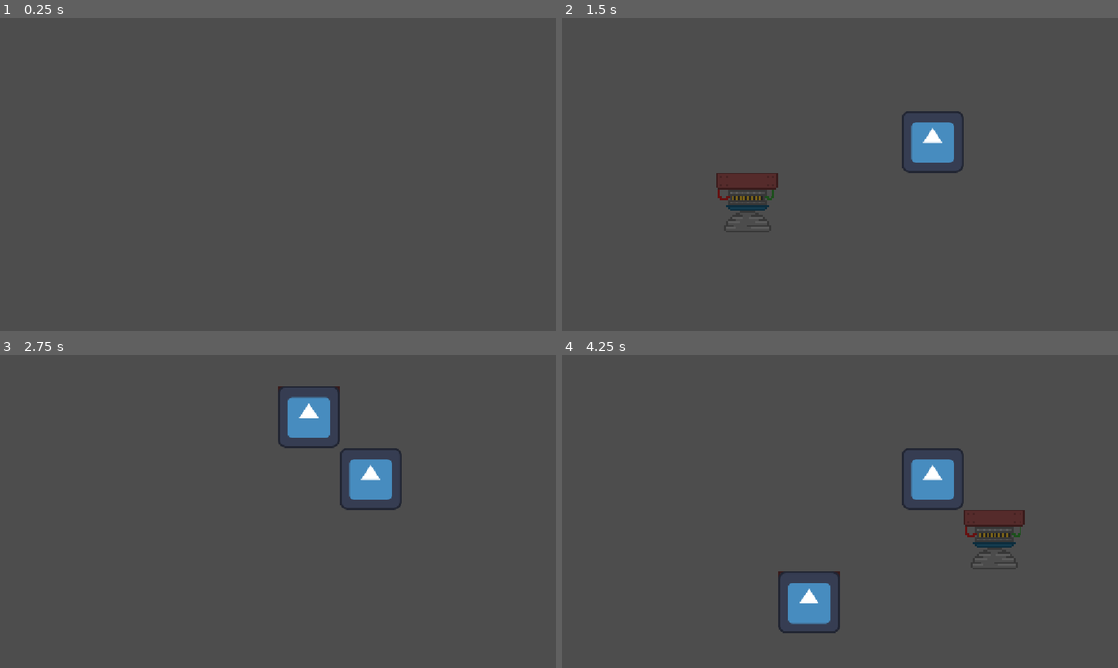
Above: before the commit, frames 1-4 (two rows, left to right).
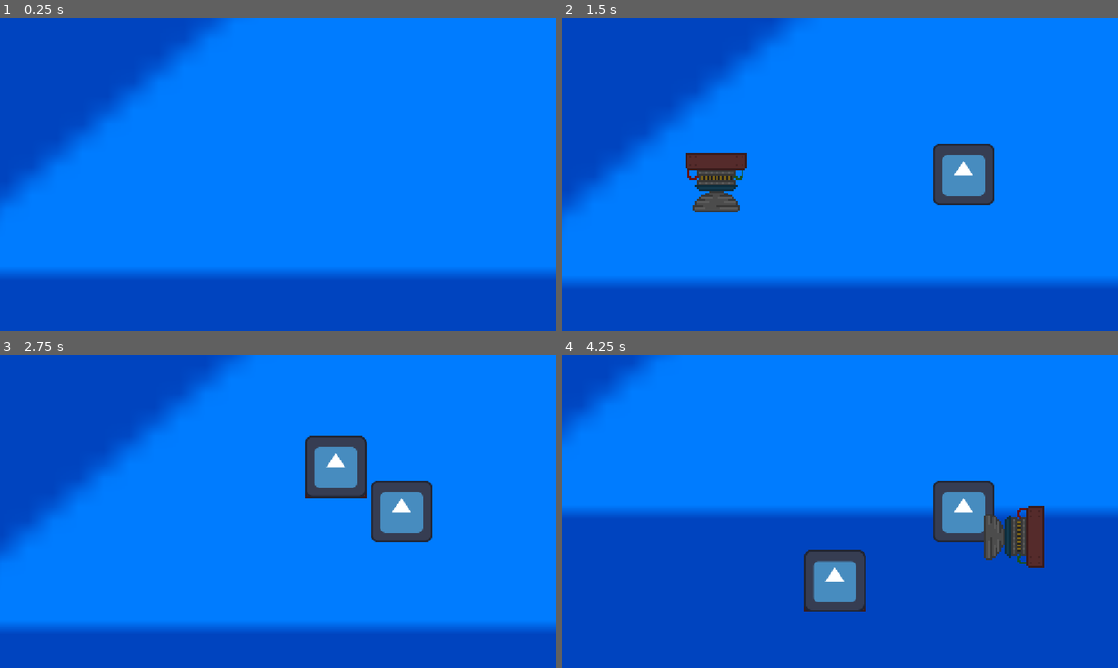
Above: after the commit, the same moments.

Repository: Luminescent-Cheese/ShipBattleBuilder
Game: Godot game, scene res://test.tscn
The game is run twice, just before and just after one commit, with the same random seed, the same clock (stepped at 60 frames per second) and the same inputs. The engine's default icon, where the game draws it, is replaced by a stand-in: a white triangle on a blue panel in a dark square.
Inputs (mouse positions are in pixels of both pictures, inside the frame that each line leads up to):
- Up to frame 1 (0.25 s): no input
- Up to frame 2 (1.5 s): tap Enter at 0.5 s; move the mouse to (962, 158) at 0.52 s; hold W (Thrust Forward, bound only after the commit) 0.53-1.28 s; tap 1 (test) at 0.6 s; click (962, 158) at 0.67 s; tap 2 (test2) at 0.8, 1.35 s; move the mouse to (728, 190) at 1.27 s
- Up to frame 3 (2.75 s): tap R (rotate, bound only after the commit) at 1.55, 2.1 s; move the mouse to (333, 442) at 2.02 s; hold W (Thrust Forward, bound only after the commit) from 2.03 s (still down); tap 1 (test) at 2.3 s
- Up to frame 4 (4.25 s): move the mouse to (812, 574) at 2.77 s; tap 1 (test) at 2.85 s; click (812, 574) at 2.92 s; tap 2 (test2) at 3.05, 3.6 s; move the mouse to (1006, 558) at 3.52 s; release W (Thrust Forward, bound only after the commit) at 3.53 s; tap R (rotate, bound only after the commit) at 3.8 s

The runs differ from the first frame. In frame 1, 100% of the frame differs, in the area x 0-100%, y 0-100%; in frame 2, 99%; in frame 3, 98%; in frame 4, 98%.

Commit message:
thrusters thrust

Diff:
--- a/project.godot
+++ b/project.godot
@@ -32,6 +32,16 @@
 "events": [Object(InputEventKey,"resource_local_to_scene":false,"resource_name":"","device":-1,"window_id":0,"alt_press …(191 unchanged characters)…
 ]
 }
+"Thrust Forward"={
+"deadzone": 0.2,
+"events": [Object(InputEventKey,"resource_local_to_scene":false,"resource_name":"","device":-1,"window_id":0,"alt_pressed":false,"shift_pressed":false,"ctrl_pressed":false,"meta_pressed":false,"pressed":false,"keycode":0,"physical_keycode":87,"key_label":0,"unicode":119,"location":0,"echo":false,"script":null)
+]
+}
+rotate={
+"deadzone": 0.2,
+"events": [Object(InputEventKey,"resource_local_to_scene":false,"resource_name":"","device":-1,"window_id":0,"alt_pressed":false,"shift_pressed":false,"ctrl_pressed":false,"meta_pressed":false,"pressed":false,"keycode":0,"physical_keycode":82,"key_label":0,"unicode":114,"location":0,"echo":false,"script":null)
+]
+}
 
 [physics]
 
--- a/ship.gd
+++ b/ship.gd
@@ -1,4 +1,4 @@
-extends Node2D
+extends RigidBody2D
 
 @onready var Ship_Part = preload("res://ship_part.tscn")
 @onready var Thruster = preload("res://thruster.tscn")
@@ -10,3 +10,7 @@
 	if Input.is_action_just_pressed("test2"):
 		var New_thruster = Thruster.instantiate()
 		add_child(New_thruster)
+		New_thruster.thruster_on.connect( on_thrust)
+
+func on_thrust(force_direction,force_position) -> void:
+	apply_force(force_direction,force_position)
--- a/ship.tscn
+++ b/ship.tscn
@@ -4,3 +4,5 @@
 
 [node name="Ship" type="RigidBody2D" unique_id=1069543584]
 script = ExtResource("1_l3rv8")
+
+[node name="Camera2D" type="Camera2D" parent="." unique_id=1714904909]
--- a/ship_part.gd
+++ b/ship_part.gd
@@ -3,6 +3,9 @@
 var TILE_WIDTH
 @onready var placeable = true
 @onready var tileSprite = $BaseShipSprite
+
+signal thruster_on
+
 func _ready() -> void:
 	TILE_WIDTH = tileSprite.get_rect().size.x
 
@@ -15,3 +18,10 @@
 		global_position = get_global_mouse_position().snapped(Vector2(TILE_WIDTH,TILE_WIDTH))
 		if Input.is_mouse_button_pressed(MOUSE_BUTTON_LEFT):
 			placeable = false
+		if Input.is_action_just_pressed("rotate"):
+			rotation += PI/2
+
+
+func _on_thruster_forces_thrust(ThrustDirection) -> void:
+	print(self.position.direction_to(ThrustDirection))
+	thruster_on.emit(self.global_position.direction_to(ThrustDirection)*100,position)
--- a/test.tscn
+++ b/test.tscn
@@ -1,8 +1,15 @@
 [gd_scene format=3 uid="uid://chiuclcqwe04d"]
 
 [ext_resource type="PackedScene" uid="uid://d1ijkjsfx8hci" path="res://ship.tscn" id="1_37kl0"]
+[ext_resource type="Texture2D" uid="uid://c3rxygp4bjcrv" path="res://icon.svg" id="2_8uh7m"]
 
 [node name="test" type="Node2D" unique_id=2056172613]
 
+[node name="Icon" type="Sprite2D" parent="." unique_id=760943738]
+modulate = Color(0, 0.4862745, 1, 1)
+position = Vector2(305, 145.99991)
+scale = Vector2(52.57812, 29.3125)
+texture = ExtResource("2_8uh7m")
+
 [node name="Ship" parent="." unique_id=1069543584 instance=ExtResource("1_37kl0")]
 gravity_scale = 0.0
--- a/thruster.tscn
+++ b/thruster.tscn
@@ -1,10 +1,19 @@
 [gd_scene format=3 uid="uid://bqt8aindfhcmj"]
 
 [ext_resource type="PackedScene" uid="uid://bnvbyi3c63nr1" path="res://ship_part.tscn" id="1_bda3k"]
+[ext_resource type="Script" uid="uid://wxbdw2v2whqx" path="res://thruster_forces.gd" id="2_as1lm"]
 [ext_resource type="Texture2D" uid="uid://d3t17lm7qlfk2" path="res://thruster.png" id="2_bima3"]
 
 [node name="Thruster" unique_id=713508415 instance=ExtResource("1_bda3k")]
 
-[node name="BaseShipSprite" parent="." index="0" unique_id=1416035950]
+[node name="ThrustDirection" type="Marker2D" parent="." index="0" unique_id=1560514406]
+position = Vector2(0, -20)
+
+[node name="ThrustForces" type="Node2D" parent="." index="1" unique_id=1565694415]
+script = ExtResource("2_as1lm")
+
+[node name="BaseShipSprite" parent="." index="2" unique_id=1416035950]
 texture_filter = 1
 texture = ExtResource("2_bima3")
+
+[connection signal="thrust" from="ThrustForces" to="." method="_on_thruster_forces_thrust"]
--- /dev/null
+++ b/thruster_forces.gd
@@ -0,0 +1,8 @@
+extends Node2D
+
+signal thrust
+
+@onready var ThrustDirection = $"../ThrustDirection"
+func _process(delta: float) -> void:
+	if Input.is_action_pressed("Thrust Forward"):
+		thrust.emit(ThrustDirection.global_position)
Not shown, added: thruster_forces.gd.uid
